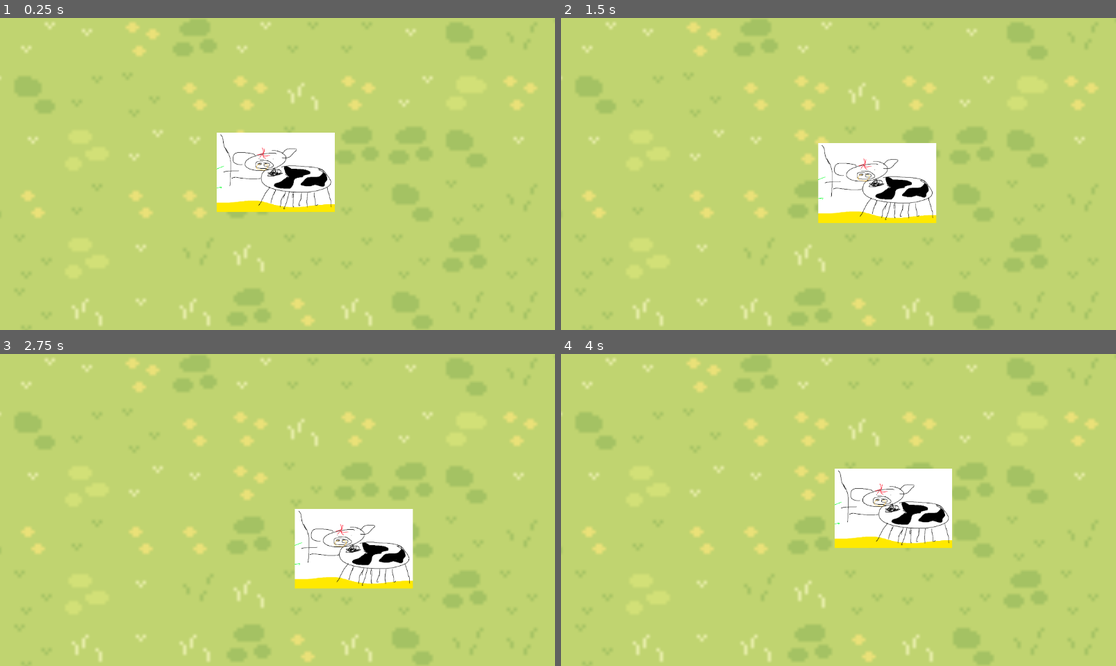
Above: before the commit, frames 1-4 (two rows, left to right).
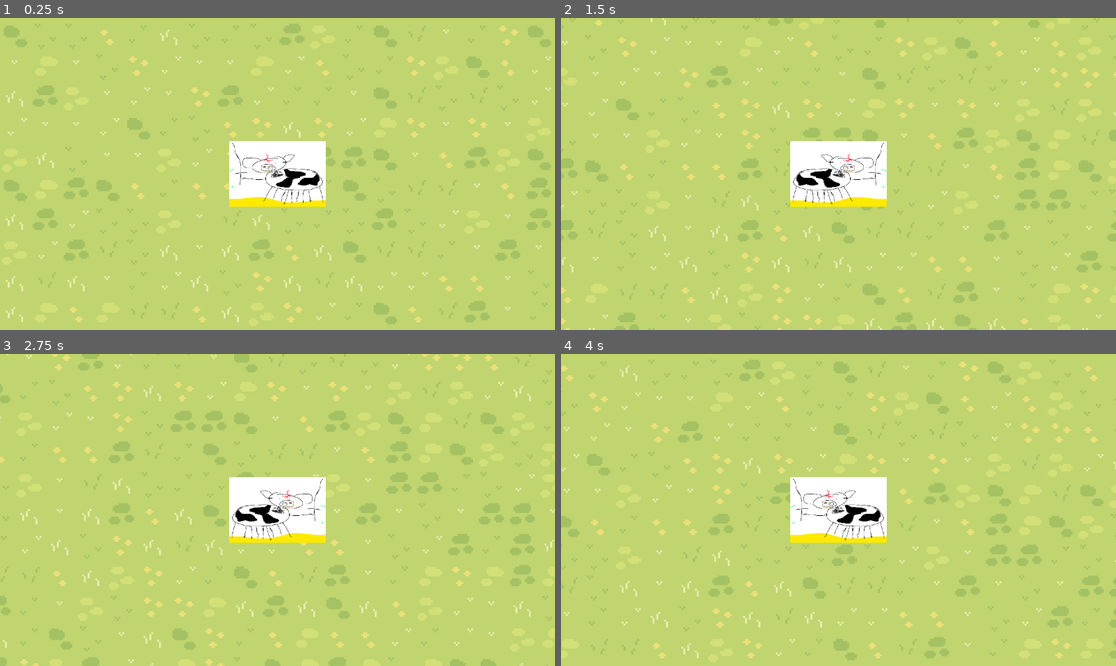
Above: after the commit, the same moments.

Repository: ivnkwok/Meat-your-maker
Game: Godot game, scene res://node_2d.tscn
The game is run twice, just before and just after one commit, with the same random seed, the same clock (stepped at 60 frames per second) and the same inputs.
Inputs:
- Up to frame 1 (0.25 s): no input
- Up to frame 2 (1.5 s): tap Enter at 0.5 s; hold Right (ui_right) 0.53-1.28 s; hold Down (ui_down) from 1.28 s (still down)
- Up to frame 3 (2.75 s): release Down (ui_down) at 2.03 s; hold Right (ui_right) from 2.03 s (still down)
- Up to frame 4 (4 s): release Right (ui_right) at 2.78 s; hold Up (ui_up) 2.78-3.53 s; hold Left (ui_left) from 3.53 s (still down)

The runs differ from the first frame. In frame 1, 13% of the frame differs, in the area x 0-100%, y 0-100%; in frame 2, 15%; in frame 3, 19%; in frame 4, 16%.

Commit message:
movement thumbs up

Diff:
--- a/meat-your-maker/sprite_2d.gd
+++ b/meat-your-maker/Player.gd
@@ -1,14 +1,24 @@
 extends Sprite2D
 
+@onready var animation = $AnimationPlayer
 
 # Called when the node enters the scene tree for the first time.
 func _ready() -> void:
+	animation.play("cow")
 	pass # Replace with function body.
 
 
 # Called every frame. 'delta' is the elapsed time since the previous frame.
 func _process(delta: float) -> void:
-	position += Input.get_vector("ui_left", "ui_right", "ui_up", "ui_down").normalized() * delta * 16
+	var direction = Input.get_vector("ui_left", "ui_right", "ui_up", "ui_down").normalized()
+	animation.play()
+	if (direction.x == 0 && direction.y == 0):
+		animation.stop()
+	position += direction * delta * 50
+	if (direction.x < 0 && scale.x < 0):
+		scale.x *= -1
+	if (direction.x > 0 && scale.x > 0):
+		scale.x *= -1
 	#if (Input.is_action_pressed("ui_up")):
 		#position.y -= 1 * delta
 	#if (Input.is_action_pressed("ui_down")):
--- a/meat-your-maker/node_2d.tscn
+++ b/meat-your-maker/node_2d.tscn
@@ -1,8 +1,11 @@
-[gd_scene load_steps=6 format=4 uid="uid://br37r2e4mylan"]
+[gd_scene load_steps=13 format=4 uid="uid://br37r2e4mylan"]
 
-[ext_resource type="Texture2D" uid="uid://c7dh5uubrnb66" path="res://Grass.png" id="1_7j7kw"]
-[ext_resource type="Texture2D" uid="uid://duquu3dm5ga8j" path="res://cow.png" id="2_y6ksj"]
-[ext_resource type="Script" path="res://sprite_2d.gd" id="3_xb2wy"]
+[ext_resource type="Texture2D" uid="uid://btwnl8cxj1ky3" path="res://sprites/Grass.png" id="1_7j7kw"]
+[ext_resource type="Texture2D" uid="uid://boho2v0li72ww" path="res://sprites/cow.png" id="2_y6ksj"]
+[ext_resource type="Script" path="res://Player.gd" id="3_xb2wy"]
+[ext_resource type="Texture2D" uid="uid://b8sr228bwn8ix" path="res://sprites/cow2.png" id="5_q3cc3"]
+[ext_resource type="Texture2D" uid="uid://dkfx3182er35p" path="res://sprites/image.png" id="6_fqtrn"]
+[ext_resource type="Texture2D" uid="uid://cbpqq0epw7tfj" path="res://sprites/cow3.png" id="6_p08bc"]
 
 [sub_resource type="TileSetAtlasSource" id="TileSetAtlasSource_184ij"]
 texture = ExtResource("1_7j7kw")
@@ -81,11 +84,65 @@
 [sub_resource type="TileSet" id="TileSet_7eknr"]
 sources/0 = SubResource("TileSetAtlasSource_184ij")
 
+[sub_resource type="Animation" id="Animation_ik5ks"]
+length = 0.001
+tracks/0/type = "value"
+tracks/0/imported = false
+tracks/0/enabled = true
+tracks/0/path = NodePath("AnimatedSprite2D:frame")
+tracks/0/interp = 1
+tracks/0/loop_wrap = true
+tracks/0/keys = {
+"times": PackedFloat32Array(0),
+"transitions": PackedFloat32Array(1),
+"update": 1,
+"values": [0]
+}
+
+[sub_resource type="Animation" id="Animation_uvtp4"]
+resource_name = "cow"
+length = 0.4
+loop_mode = 1
+tracks/0/type = "value"
+tracks/0/imported = false
+tracks/0/enabled = true
+tracks/0/path = NodePath("AnimatedSprite2D:frame")
+tracks/0/interp = 1
+tracks/0/loop_wrap = true
+tracks/0/keys = {
+"times": PackedFloat32Array(0, 0.133333, 0.266667),
+"transitions": PackedFloat32Array(1, 1, 1),
+"update": 1,
+"values": [0, 1, 2]
+}
+
+[sub_resource type="AnimationLibrary" id="AnimationLibrary_j57pl"]
+_data = {
+"RESET": SubResource("Animation_ik5ks"),
+"cow": SubResource("Animation_uvtp4")
+}
+
+[sub_resource type="SpriteFrames" id="SpriteFrames_y7422"]
+animations = [{
+"frames": [{
+"duration": 1.0,
+"texture": ExtResource("2_y6ksj")
+}, {
+"duration": 1.0,
+"texture": ExtResource("5_q3cc3")
+}, {
+"duration": 1.0,
+"texture": ExtResource("6_p08bc")
+}],
+"loop": true,
+"name": &"default",
+"speed": 5.0
+}]
+
 [node name="Node2D" type="Node2D"]
 scale = Vector2(100, 100)
 
 [node name="TextureRect" type="TextureRect" parent="."]
-anchors_preset = -1
 offset_left = -88.0
 offset_top = -60.08
 offset_right = 88.0
@@ -97,12 +154,24 @@
 tile_map_data = PackedByteArray("AAD5//v/AAACAAUAAAD5//z/AAACAAYAAAD6//v/AAAFAAYAAAD6//z/AAACAAUAAAD7//v/AAABAAUAAAD7// …(18768 unchanged characters)…
 tile_set = SubResource("TileSet_7eknr")
 
-[node name="Sprite2D" type="Sprite2D" parent="."]
-position = Vector2(-0.529999, -0.51)
-scale = Vector2(0.0734084, 0.0734084)
+[node name="Player" type="Sprite2D" parent="."]
+scale = Vector2(0.105, 0.105)
 texture = ExtResource("2_y6ksj")
 script = ExtResource("3_xb2wy")
 
-[node name="Camera2D" type="Camera2D" parent="."]
-scale = Vector2(2.025, 2.025)
-zoom = Vector2(0.07, 0.07)
+[node name="Camera2D" type="Camera2D" parent="Player"]
+scale = Vector2(0.105, 0.105)
+zoom = Vector2(0.04, 0.04)
+
+[node name="AnimationPlayer" type="AnimationPlayer" parent="Player"]
+libraries = {
+"": SubResource("AnimationLibrary_j57pl")
+}
+
+[node name="AnimatedSprite2D" type="AnimatedSprite2D" parent="Player"]
+sprite_frames = SubResource("SpriteFrames_y7422")
+
+[node name="maker" type="Sprite2D" parent="."]
+position = Vector2(842.88, 7.13)
+scale = Vector2(0.124121, 0.117945)
+texture = ExtResource("6_fqtrn")
--- a/meat-your-maker/project.godot
+++ b/meat-your-maker/project.godot
@@ -49,3 +49,7 @@
 , Object(InputEventKey,"resource_local_to_scene":false,"resource_name":"","device":-1,"window_id":0,"alt_pressed":false …(183 unchanged characters)…
 ]
 }
+
+[rendering]
+
+textures/canvas_textures/default_texture_filter=0
Renamed: meat-your-maker/Grass.png -> meat-your-maker/sprites/Grass.png
Not shown, added: meat-your-maker/sprites/Grass.png.import
Renamed: meat-your-maker/cow.png -> meat-your-maker/sprites/cow.png
Not shown, changed: meat-your-maker/sprites/cow.png.import
Binary file added: meat-your-maker/sprites/cow2.png
Not shown, added: meat-your-maker/sprites/cow2.png.import
Binary file added: meat-your-maker/sprites/cow3.png
Not shown, added: meat-your-maker/sprites/cow3.png.import
Binary file added: meat-your-maker/sprites/scarf.png
Not shown, changed: meat-your-maker/sprites/scarf.png.import
Not shown, added: meat-your-maker/sprites/Gra2045.tmp
Not shown, added: meat-your-maker/sprites/Gra27E7.tmp
(and 10 more such lines)
